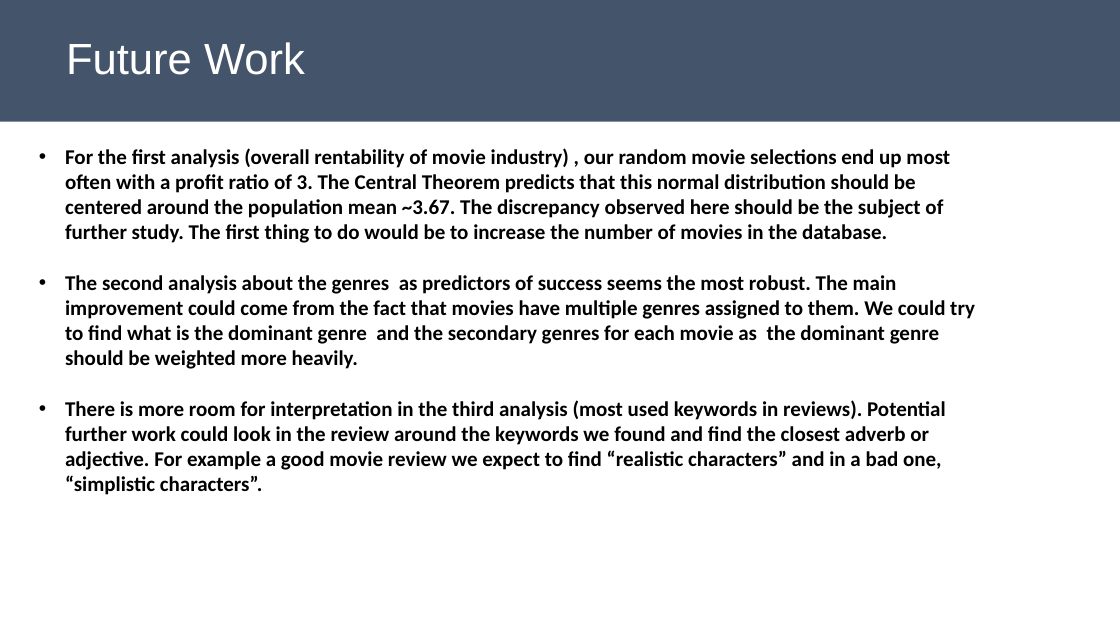
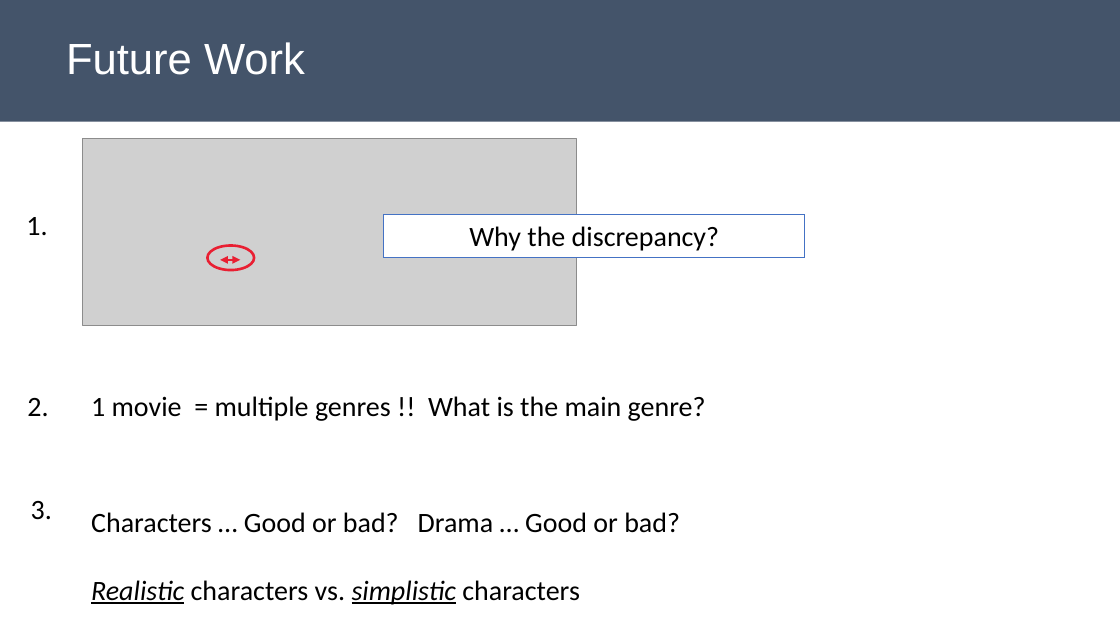
Before and after one commit to poariston/DataAnalysis_SuccessfulMovies, a slide deck: slide 14 of Mod1Project_Presentation_POAriston.pptx (slide 13 before the commit). Drawn at 1120x630 pixels with LibreOffice and Linux fonts; fonts in the diff are those of the drawing; grey boxes stand for pictures. Boxes give left, top, right and bottom in pixels: in the first picture for what was removed or moved away, otherwise in the second. Text is boxed around its words. In the diff, an @@ line names an element or a change of style, - is before the commit and + after.

```diff
--- a/Mod1Project_Presentation_POAriston.pptx
+++ b/Mod1Project_Presentation_POAriston.pptx
@@ text removed at bbox=[65, 148, 975, 495] @@
-• For the first analysis (overall rentability of movie industry) , our random movie selections end up most often with a profit ratio of 3. The Central Theorem predicts that this normal distribution should be centered around the population mean ~3.67. The discrepancy observed here should be the subject of further study. The first thing to do would be to increase the number of movies in the database.
-• The second analysis about the genres as predictors of success seems the most robust. The main improvement could come from the fact that movies have multiple genres assigned to them. We could try to find what is the dominant genre and the secondary genres for each movie as the dominant genre should be weighted more heavily.
-• There is more room for interpretation in the third analysis (most used keywords in reviews). Potential further work could look in the review around the keywords we found and find the closest adverb or adjective. For example a good movie review we expect to find “realistic characters” and in a bad one, “simplistic characters”.
@@ picture added at bbox=[83, 139, 576, 326] @@
@@ text added at bbox=[26, 217, 47, 235], 24 pt, text #000000 @@
+1.
@@ rectangle added at bbox=[384, 215, 805, 257], fill #FFFFFF, outline #4472C4 0.75 pt, 24 pt, text #000000 @@
+Why the discrepancy?
@@ ellipse added at bbox=[208, 245, 255, 270], outline #E91F32 2.25 pt @@
@@ double arrow added from (220, 260) to (240, 260), #E91F32 2.25 pt @@
@@ text added at bbox=[27, 398, 48, 416], 24 pt, text #000000 @@
+2.
@@ text added at bbox=[91, 396, 706, 421], 24 pt, text #000000 @@
+1 movie = multiple genres !! What is the main genre?
@@ text added at bbox=[31, 501, 52, 520], 24 pt, text #000000 @@
+3.
@@ text added at bbox=[91, 512, 680, 605], 24 pt, text #000000 @@
+Characters … Good or bad? Drama … Good or bad?
+Realistic characters vs. simplistic characters
```
Also in this commit, not shown: 4 other slides changed, 2 slides added, 2 other files.
